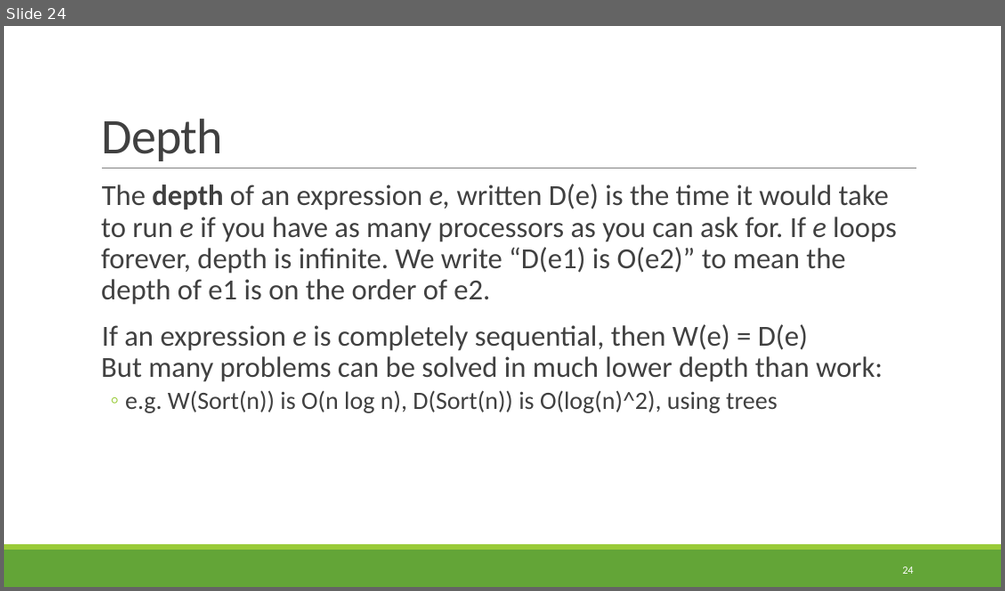
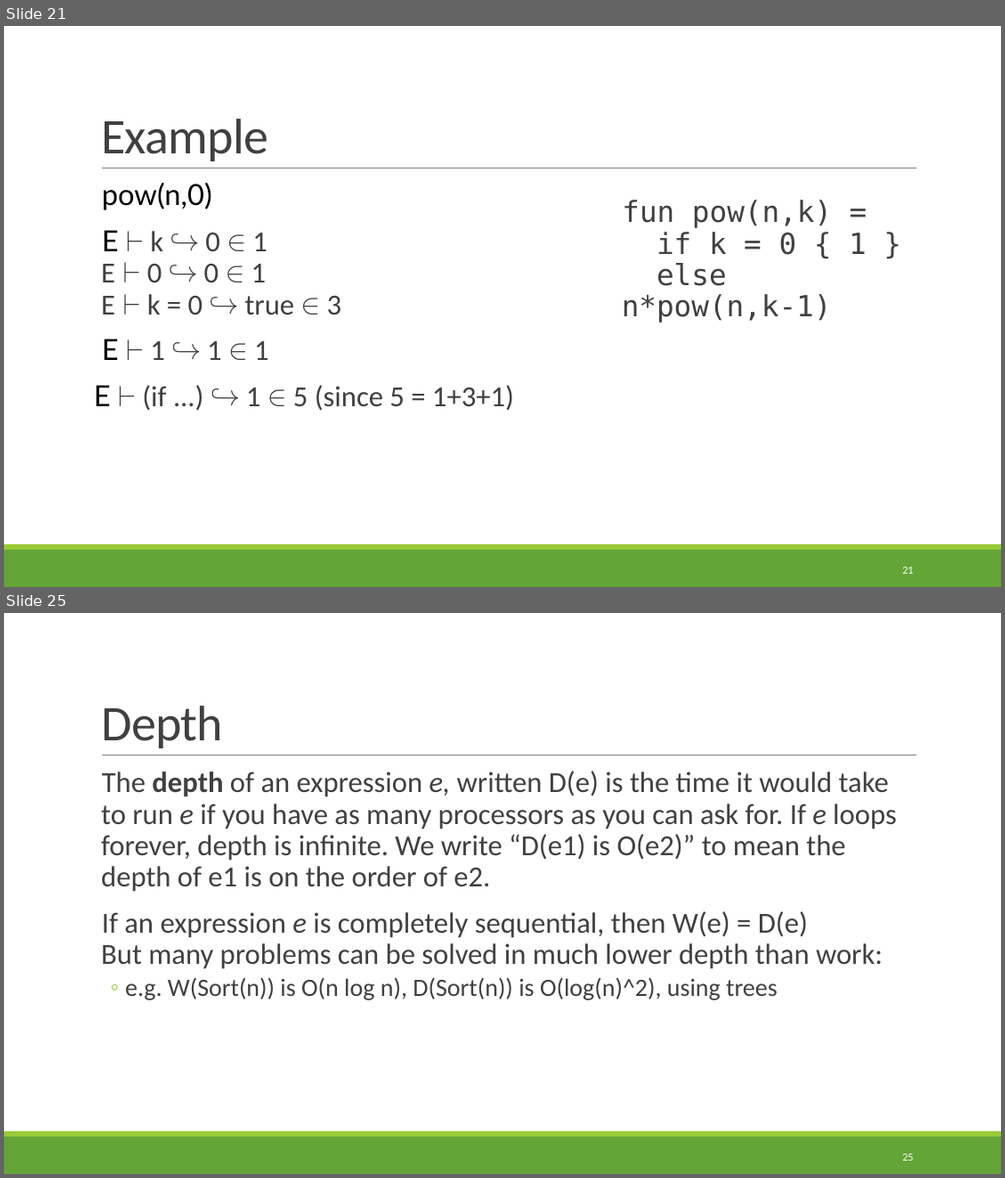
Before and after one commit to rbohrer/pl-course, a slide deck: LectureSlides/99ParallelFunctional.pptx. Shown one above the other, each under a label of ours: slide 24 before the commit, slides 21 and 25 after it; the slides between them are not shown. The pictures are 1005x591 and 1005x1178 pixels, drawn with LibreOffice and Linux fonts; fonts in the diff are those of the drawing. Boxes give left, top, right and bottom in pixels: in the first picture for what was removed or moved away, otherwise in the second. Text is boxed around its words. In the diff, an @@ line names an element or a change of style, - is before the commit and + after.

```diff
--- a/LectureSlides/99ParallelFunctional.pptx
+++ b/LectureSlides/99ParallelFunctional.pptx
@@ slide 21 added at (4, 26, 1001, 587), background #FFFFFF; not listed: 3 template elements that a slide beside it also shows @@
@@ title added at (101, 119, 269, 161), 48 pt, text #404040 @@
+Example
@@ text added at (94, 183, 514, 410), 28 pt, text #404040 @@
+  pow(n,0)
+  E ⊢ k ↪ 0 ∈ 1
+  E ⊢ 0 ↪ 0 ∈ 1
+  E ⊢ k = 0 ↪ true ∈ 3
+  E ⊢ 1 ↪ 1 ∈ 1
+E ⊢ (if ...) ↪ 1 ∈ 5 (since 5 = 1+3+1)
@@ text added at (622, 200, 866, 322), 28 pt, text #404040 @@
+  fun pow(n,k) =
+  if k = 0 { 1 }
+  else n*pow(n,k-1)
@@ page number added at (902, 566, 913, 573), 10.5 pt, text #FFFFFF @@
+21
@@ what was slide 24 is now slide 25 @@
@@ page number at (902, 1153, 913, 1160): text changed @@
-24
+25
```
Also in this commit, not shown: 2 slides changed, 5 other slides added, 4 slides removed.
